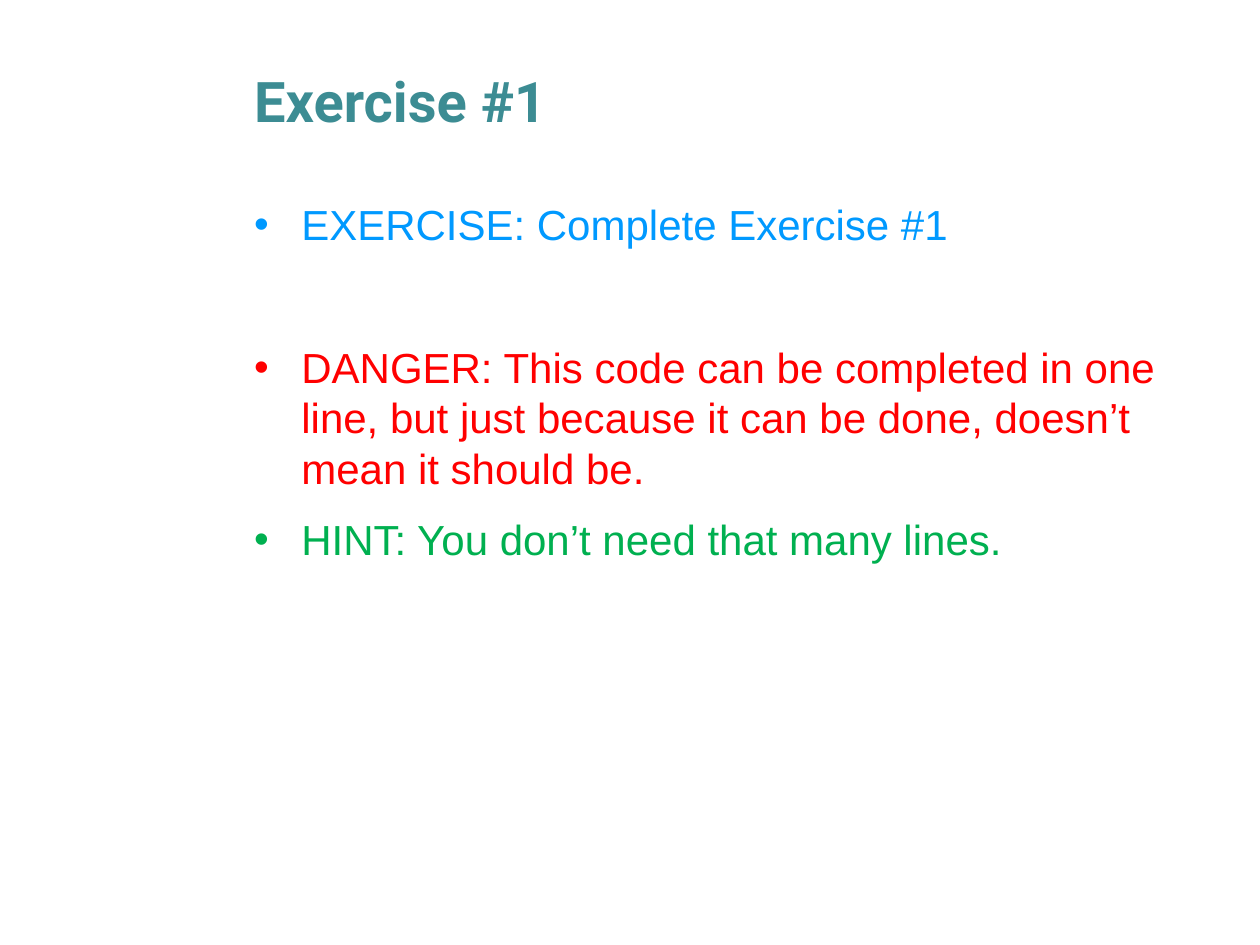
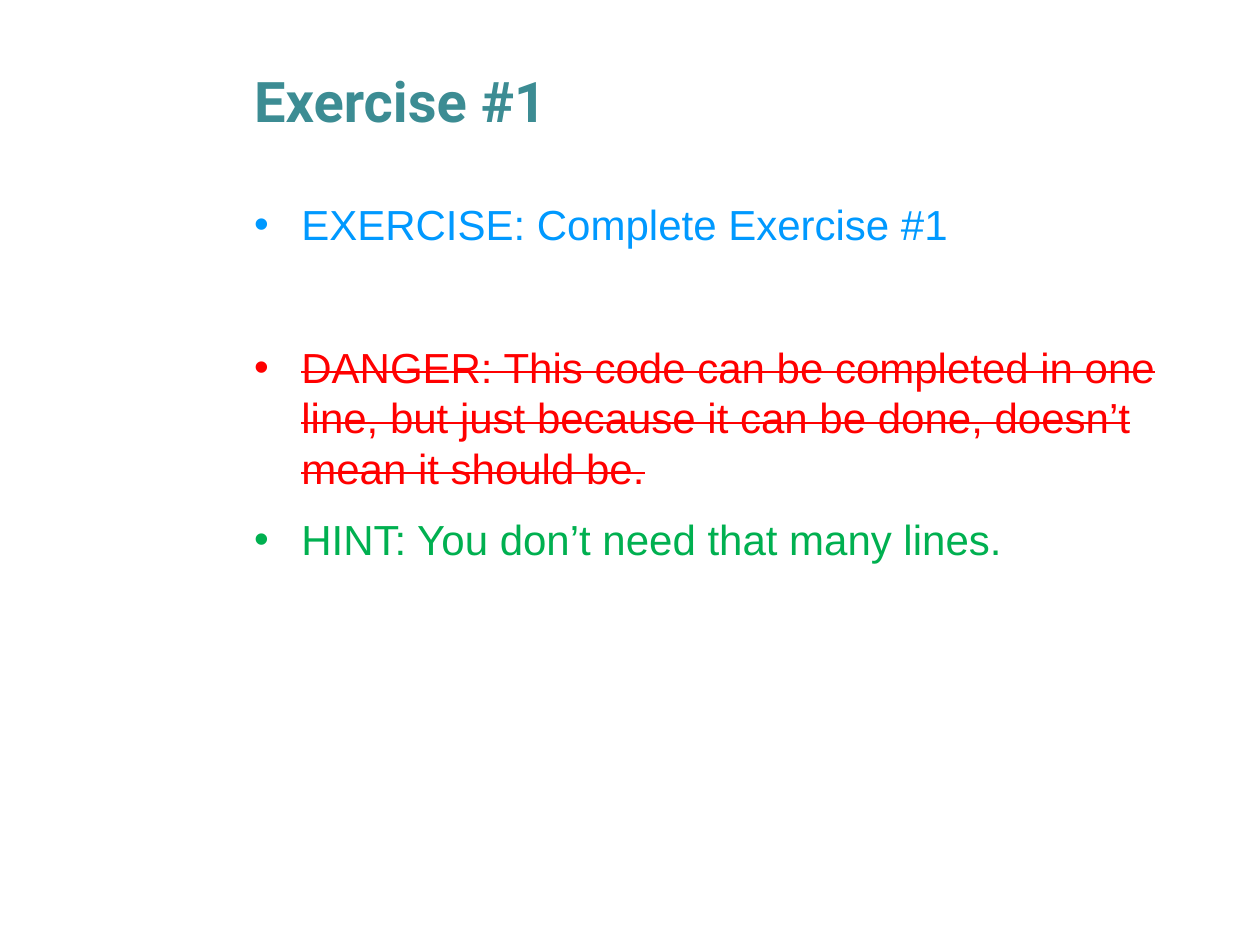
Before and after one commit to husathap/husathap.github.io, a slide deck: slide 9 of teaching/f15_cpsc217/Week_1_2.pptx. Drawn at 1260x945 pixels with LibreOffice and Linux fonts; fonts in the diff are those of the drawing; background and template pictures are left out. Boxes give left, top, right and bottom in pixels: in the first picture for what was removed or moved away, otherwise in the second. Text is boxed around its words. In the diff, an @@ line names an element or a change of style, - is before the commit and + after.

Commit message:
Corrected a slide.

```diff
--- a/teaching/f15_cpsc217/Week_1_2.pptx
+++ b/teaching/f15_cpsc217/Week_1_2.pptx
@@ text at bbox=[301, 352, 1155, 485]: strikethrough on in "DANGER: This code can be completed in ..." @@
```
